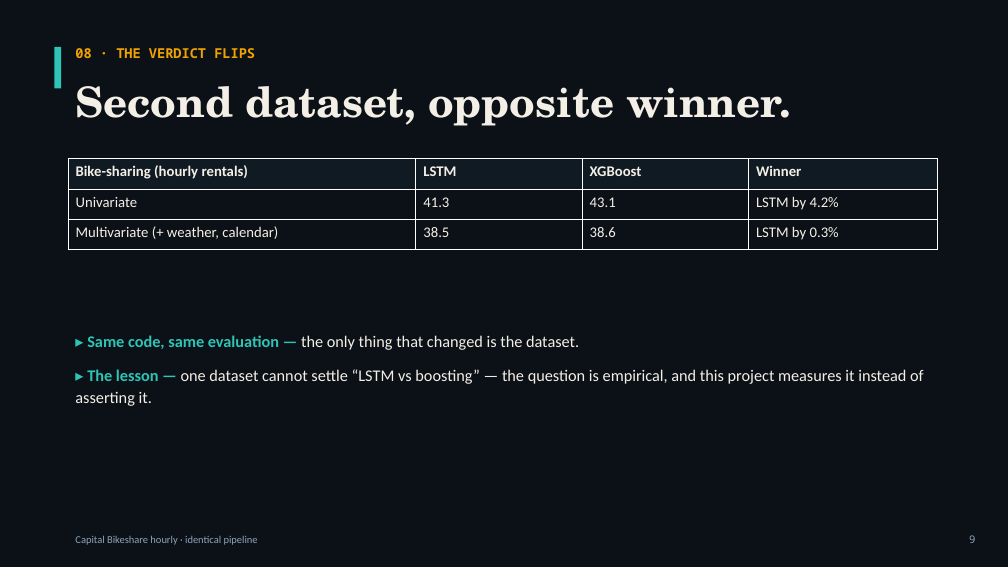
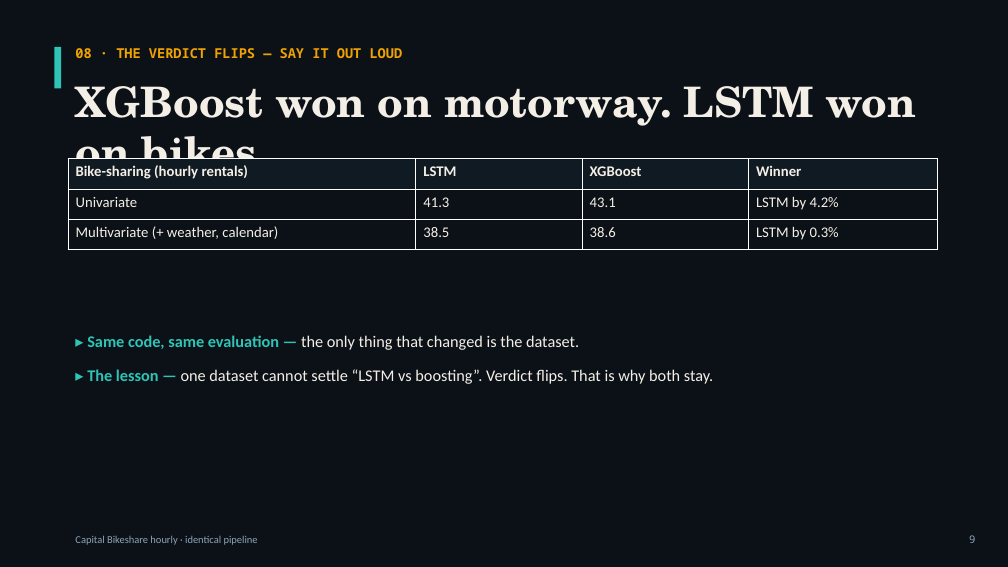
Before and after one commit to GirardRaphael/lstm, a slide deck: slide 9 of presentation/Traffic_LSTM_Presentation.pptx. Drawn at 1008x567 pixels with LibreOffice and Linux fonts; fonts in the diff are those of the drawing. Boxes give left, top, right and bottom in pixels: in the first picture for what was removed or moved away, otherwise in the second. Text is boxed around its words. In the diff, an @@ line names an element or a change of style, - is before the commit and + after.

```diff
--- a/presentation/Traffic_LSTM_Presentation.pptx
+++ b/presentation/Traffic_LSTM_Presentation.pptx
@@ text at (75,48,403,58): text changed @@
-08 · THE VERDICT FLIPS
+08 · THE VERDICT FLIPS — SAY IT OUT LOUD
@@ text at (75,86,917,179): text changed @@
-Second dataset, opposite winner.
+XGBoost won on motorway. LSTM won on bikes.
@@ text at (87,369,713,384): text changed @@
-▸ The lesson — one dataset cannot settle “LSTM vs boosting” — the question is empirical, and this project measures it instead of asserting it.
+▸ The lesson — one dataset cannot settle “LSTM vs boosting”. Verdict flips. That is why both stay.
```
Also in this commit, not shown: 5 other slides changed, 18 other files.
